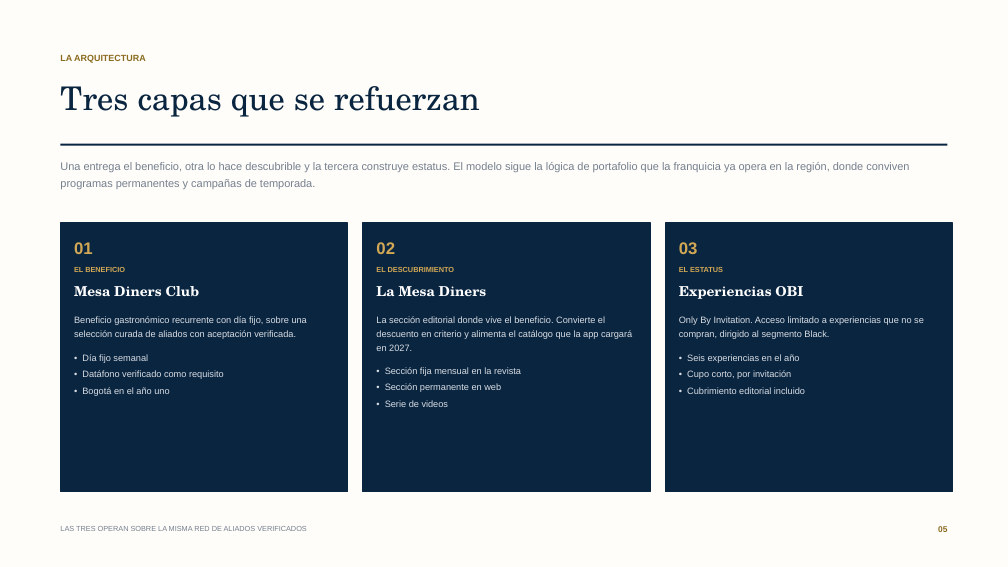
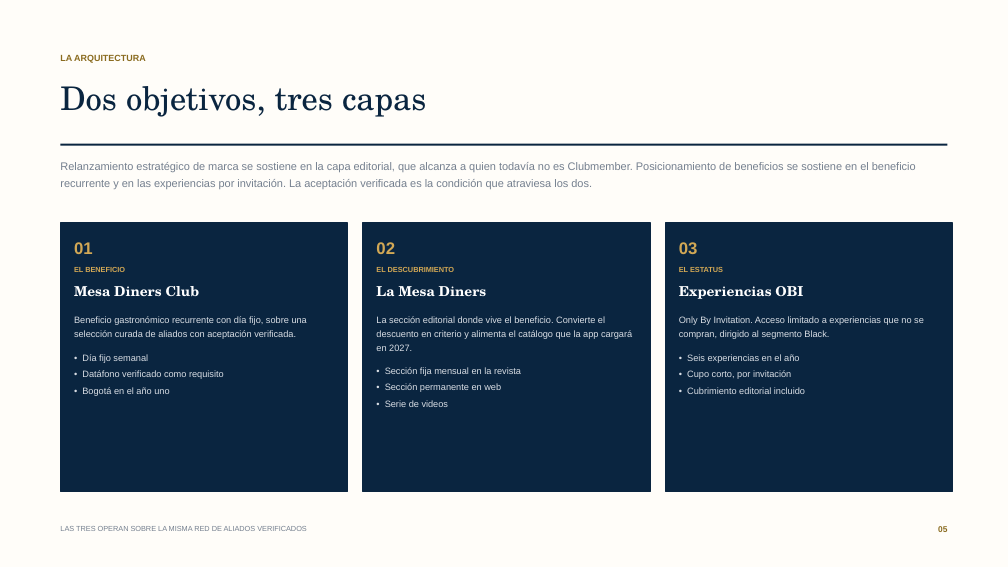
Before and after one commit to carolinarvera/relanzamiento-dci, a slide deck: slide 5 of 03 - Unidades de Negocio/Diners/Alianza-DCI/Plan-Medios-Colombia-DCI.pptx. Drawn at 1008x567 pixels with LibreOffice and Linux fonts; fonts in the diff are those of the drawing. Boxes give left, top, right and bottom in pixels: in the first picture for what was removed or moved away, otherwise in the second. Text is boxed around its words. In the diff, an @@ line names an element or a change of style, - is before the commit and + after.

```diff
--- a/03 - Unidades de Negocio/Diners/Alianza-DCI/Plan-Medios-Colombia-DCI.pptx
+++ b/03 - Unidades de Negocio/Diners/Alianza-DCI/Plan-Medios-Colombia-DCI.pptx
@@ text at <box>60,86,426,117</box>: text changed @@
-Tres capas que se refuerzan
+Dos objetivos, tres capas
@@ text at <box>60,162,916,189</box>: text changed @@
-Una entrega el beneficio, otra lo hace descubrible y la tercera construye estatus. El modelo sigue la lógica de portafolio que la franquicia ya opera en la región, donde conviven programas permanentes y campañas de temporada.
+Relanzamiento estratégico de marca se sostiene en la capa editorial, que alcanza a quien todavía no es Clubmember. Posicionamiento de beneficios se sostiene en el beneficio recurrente y en las experiencias por invitación. La aceptación verificada es la condición que atraviesa los dos.
```
Also in this commit, not shown: 1 other slide changed, 3 other files.
